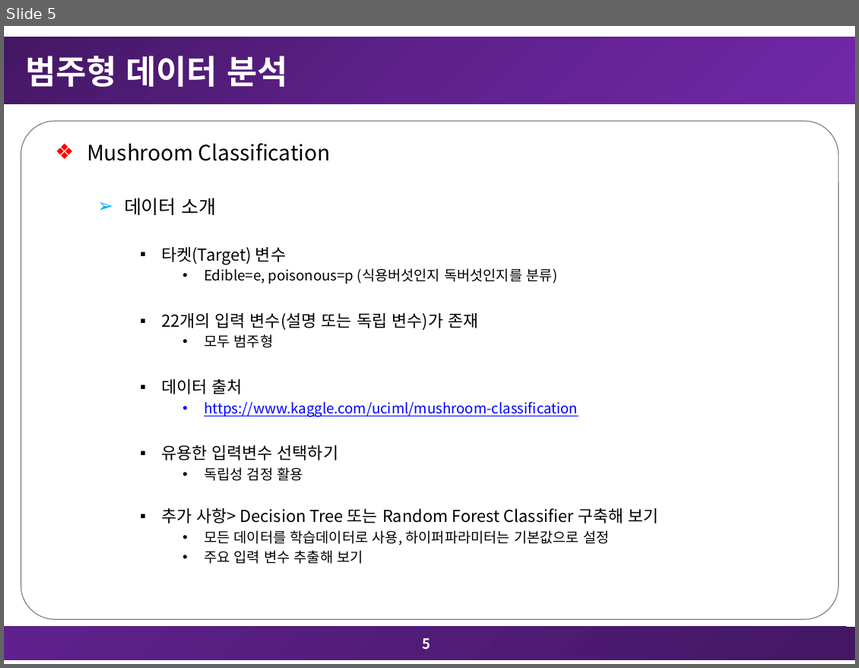
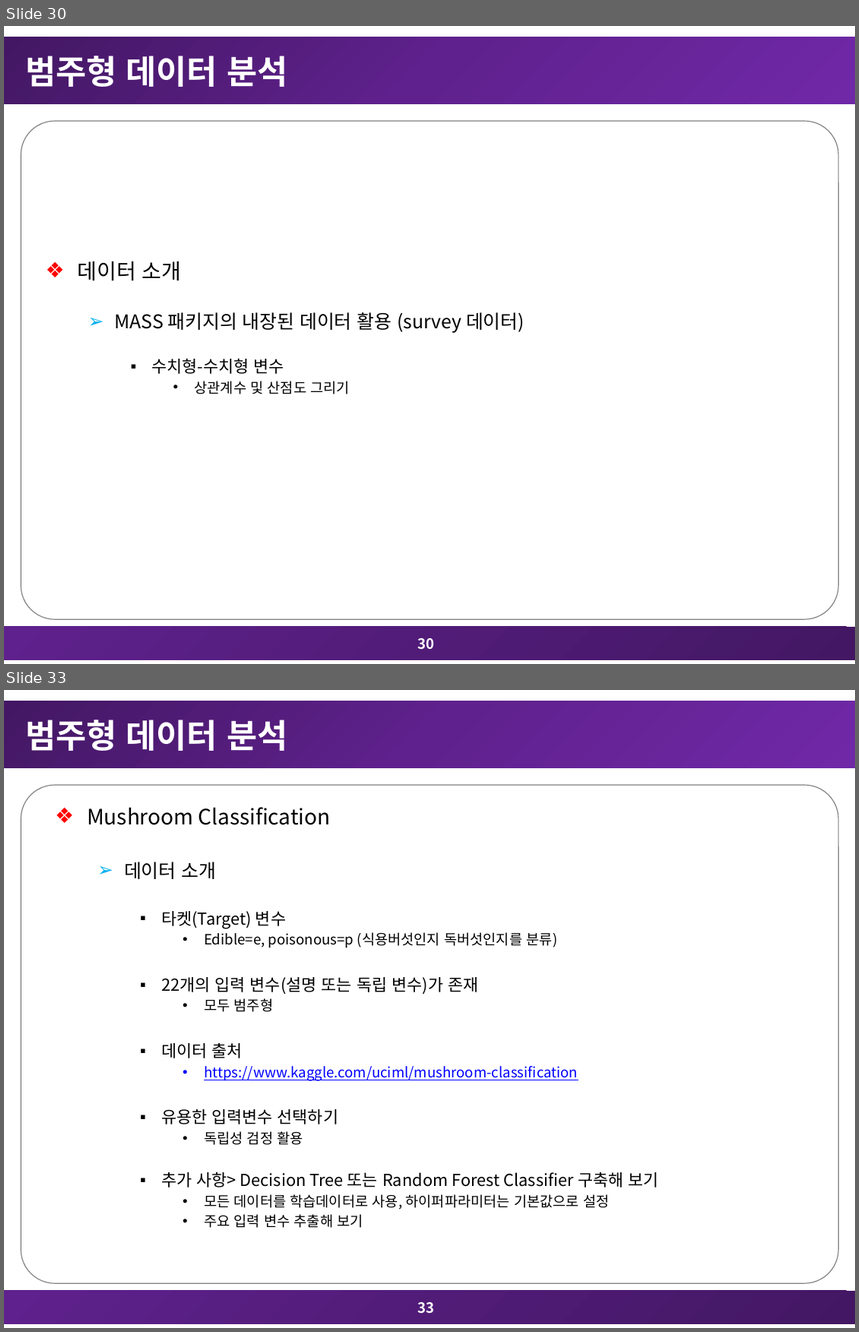
Before and after one commit to TaegyuHan/SCH_Multivariate_Analysis, a slide deck: 과제/8차_다변량분석_과제_20171483_한태규.pptx. Shown one above the other, each under a label of ours: slide 5 before the commit, slides 30 and 33 after it; the slides between them are not shown. The pictures are 859x668 and 859x1332 pixels, drawn with LibreOffice and Linux fonts; fonts in the diff are those of the drawing. Boxes give left, top, right and bottom in pixels: in the first picture for what was removed or moved away, otherwise in the second. Text is boxed around its words. In the diff, an @@ line names an element or a change of style, - is before the commit and + after.

```diff
--- a/과제/8차_다변량분석_과제_20171483_한태규.pptx
+++ b/과제/8차_다변량분석_과제_20171483_한태규.pptx
@@ slide 30 added at [4, 26, 855, 664], background #FFFFFF; not listed: 3 template elements that a slide beside it also shows @@
@@ title added at [26, 56, 287, 87], 28 pt, text #FFFFFF, bold @@
+범주형 데이터 분석
@@ text added at [78, 262, 525, 395], 16 pt, text #000000 @@
+  ❖ 데이터 소개
+  ➢ MASS 패키지의 내장된 데이터 활용 (survey 데이터)
+    ▪ 수치형-수치형 변수
+      • 상관계수 및 산점도 그리기
@@ page number added at [418, 639, 435, 650], 12 pt, text #FFFFFF, bold @@
+30
@@ what was slide 5 is now slide 33 @@
@@ page number at [418, 1303, 435, 1314]: text changed @@
-5
+33
```
Also in this commit, not shown: 28 other slides added, 5 other files.
